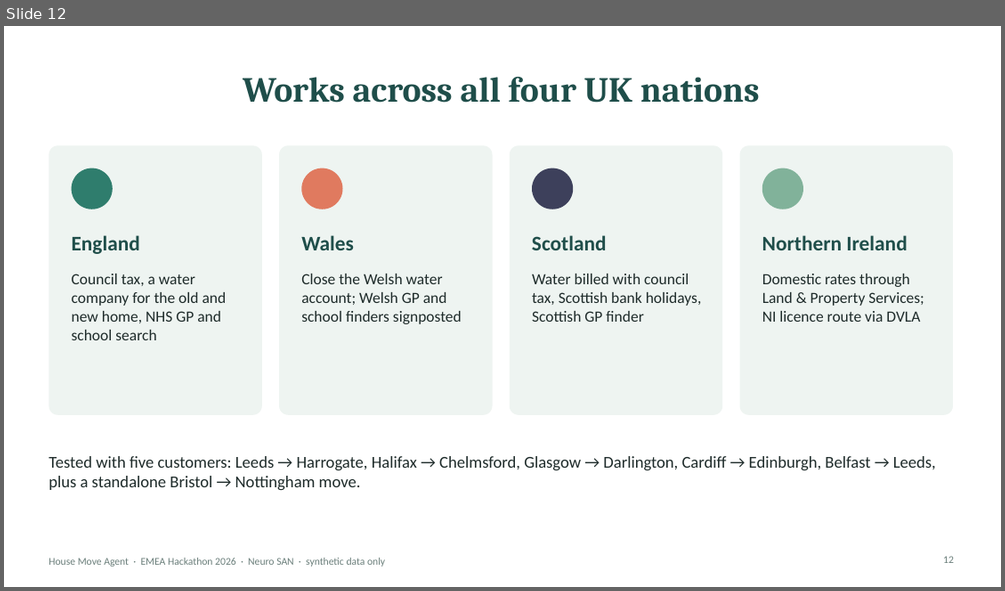
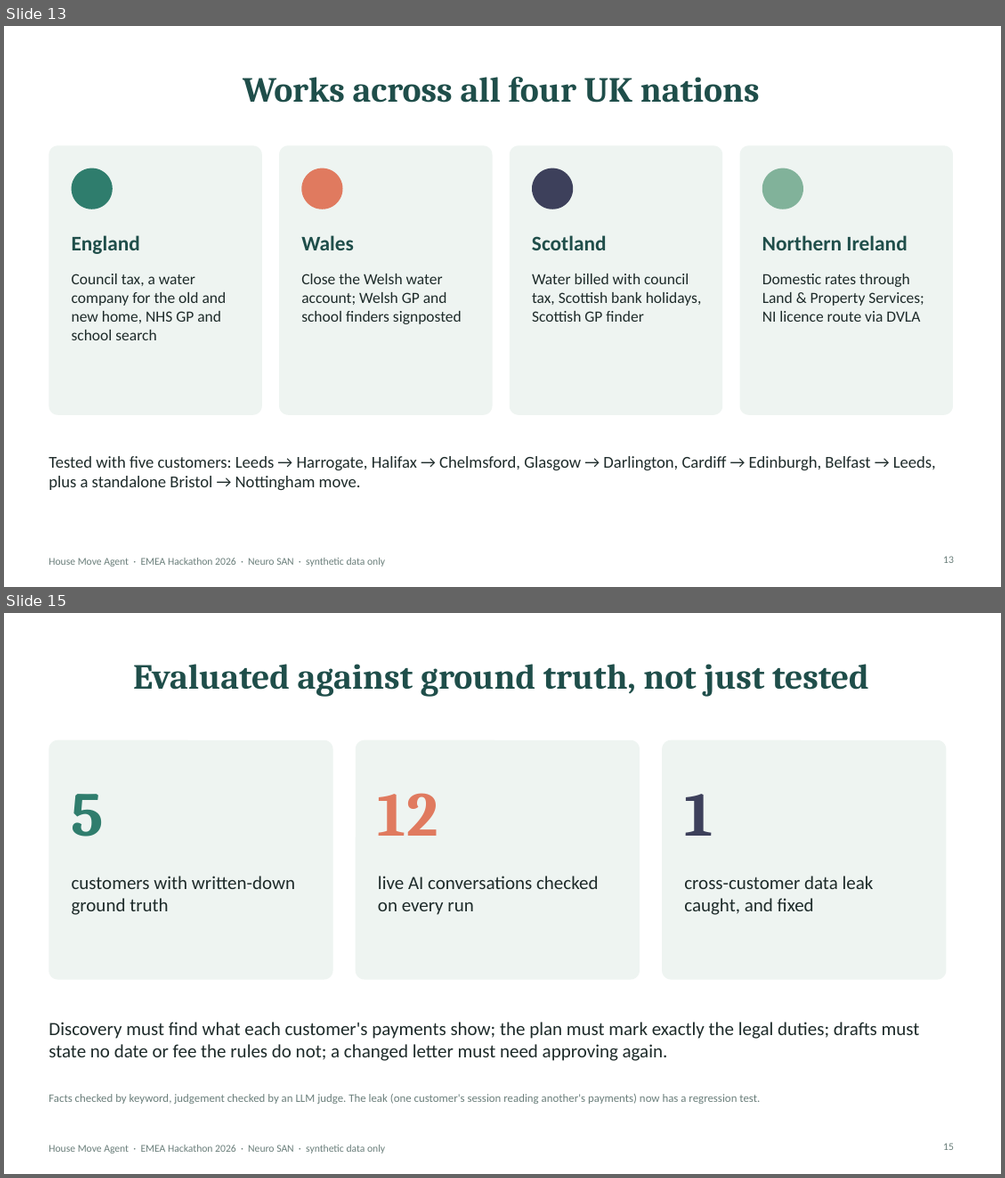
Before and after one commit to varadarajp/neuro-san-house-move, a slide deck: House_Move_Agent.pptx. Shown one above the other, each under a label of ours: slide 12 before the commit, slides 13 and 15 after it; the slides between them are not shown. The pictures are 1005x591 and 1005x1178 pixels, drawn with LibreOffice and Linux fonts; fonts in the diff are those of the drawing. Boxes give left, top, right and bottom in pixels: in the first picture for what was removed or moved away, otherwise in the second. Text is boxed around its words. In the diff, an @@ line names an element or a change of style, - is before the commit and + after.

```diff
--- a/House_Move_Agent.pptx
+++ b/House_Move_Agent.pptx
@@ slide 15 added at bbox=[4, 613, 1001, 1174], background #FFFFFF; not listed: 1 template element that a slide beside it also shows @@
@@ title added at bbox=[133, 664, 869, 697], 34 pt, text #1F4E4A, bold @@
+Evaluated against ground truth, not just tested
@@ rounded rectangle added at bbox=[48, 740, 333, 980], fill #EEF4F1 @@
@@ rounded rectangle added at bbox=[356, 740, 639, 980], fill #EEF4F1 @@
@@ rounded rectangle added at bbox=[662, 740, 947, 980], fill #EEF4F1 @@
@@ text added at bbox=[72, 794, 104, 836], 60 pt, text #2F7D6D, bold @@
+5
@@ text added at bbox=[378, 793, 438, 835], 60 pt, text #E07A5F, bold @@
+12
@@ text added at bbox=[684, 794, 712, 835], 60 pt, text #3D405B, bold @@
+1
@@ text added at bbox=[72, 876, 295, 915], 18 pt, text #1E2B2A @@
+customers with written-down ground truth
@@ text added at bbox=[378, 876, 599, 915], 18 pt, text #1E2B2A @@
+live AI conversations checked on every run
@@ text added at bbox=[684, 876, 874, 915], 18 pt, text #1E2B2A @@
+cross-customer data leak caught, and fixed
@@ text added at bbox=[48, 1022, 920, 1061], 18 pt, text #1E2B2A @@
+Discovery must find what each customer's payments show; the plan must mark exactly the legal duties; drafts must state no date or fee the rules do not; a changed letter must need approving again.
@@ text added at bbox=[48, 1094, 760, 1103], 11 pt, text #6B7F7B @@
+Facts checked by keyword, judgement checked by an LLM judge. The leak (one customer's session reading another's payments) now has a regression test.
@@ page number added at bbox=[943, 1143, 954, 1150], 10 pt, text #6B7F7B @@
+15
@@ what was slide 12 is now slide 13 @@
```
Also in this commit, not shown: 9 slides changed, 1 other slide added.
